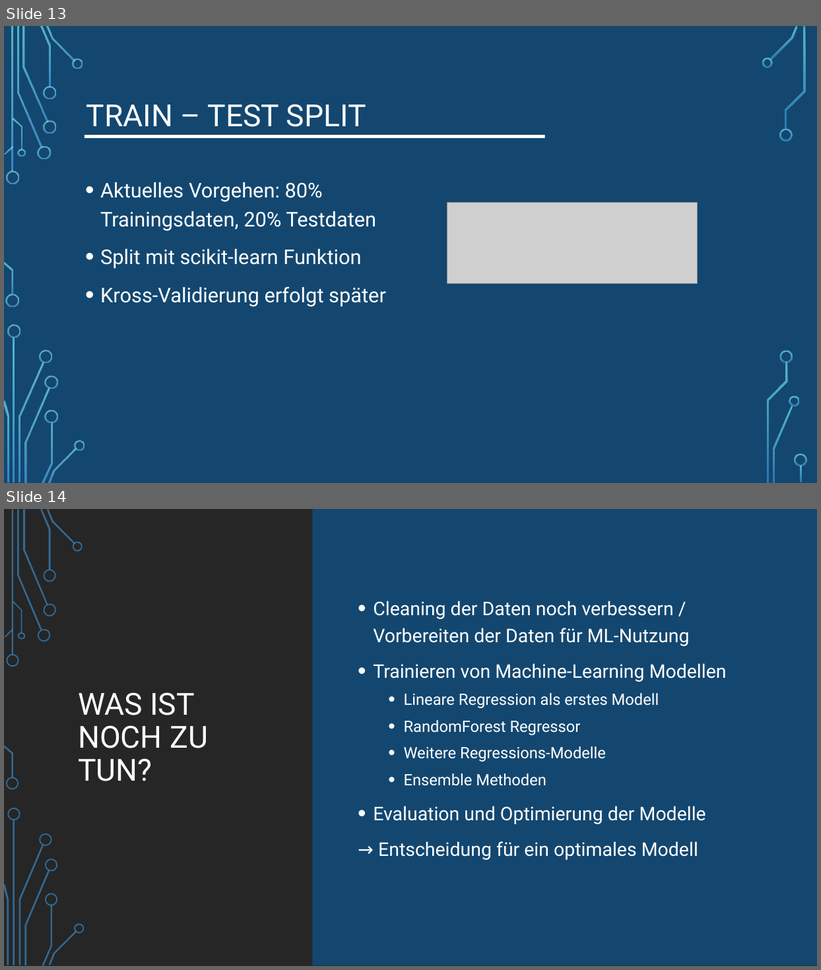
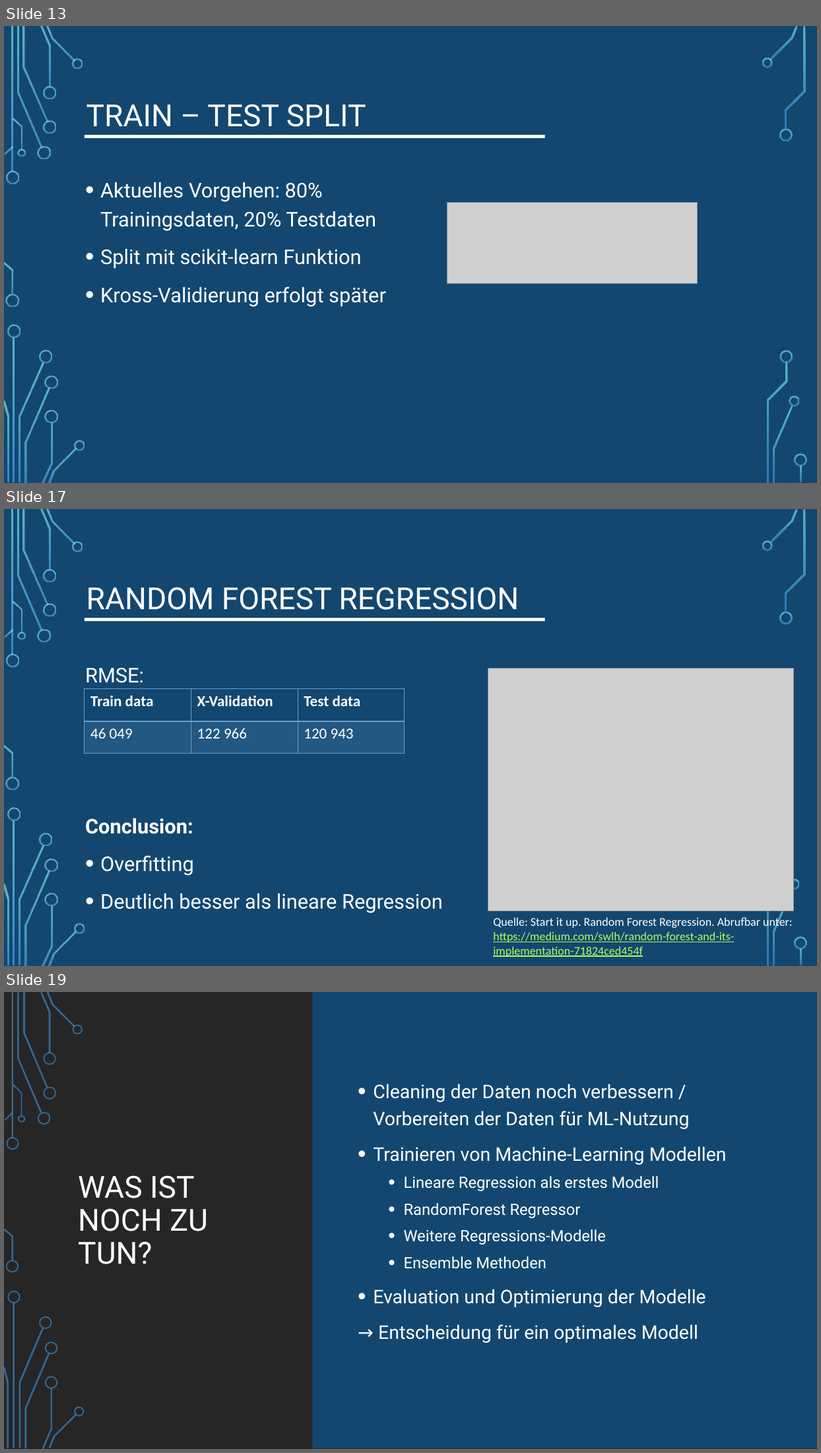
Before and after one commit to LennartFertig/DataExploration_HousePriceSeattle, a slide deck: House_Price_Prediction_Zwischenpräsentation.pptx. Shown one above the other, each under a label of ours: slides 13 and 14 before the commit, slides 13, 17 and 19 after it; the slides between them are not shown. The pictures are 821x970 and 821x1453 pixels, drawn with LibreOffice and Linux fonts; fonts in the diff are those of the drawing; grey boxes stand for pictures; background and template pictures are left out. Boxes give left, top, right and bottom in pixels: in the first picture for what was removed or moved away, otherwise in the second. Text is boxed around its words. In the diff, an @@ line names an element or a change of style, - is before the commit and + after.

```diff
--- a/House_Price_Prediction_Zwischenpräsentation.pptx
+++ b/House_Price_Prediction_Zwischenpräsentation.pptx
@@ slide 17 added at (x1=4, y1=509, x2=817, y2=966), background picture (left out); not listed: 17 template elements that a slide beside it also shows @@
@@ rectangle added at (x1=4, y1=509, x2=817, y2=966), fill #134770 @@
@@ title added at (x1=86, y1=587, x2=519, y2=610), 36 pt, text #FFFFFF @@
+RANDOM FOREST REGRESSION
@@ rectangle added at (x1=85, y1=618, x2=545, y2=621), fill #FFFFFF @@
@@ text added at (x1=85, y1=668, x2=443, y2=914), 24 pt, text #FFFFFF @@
+RMSE:
+Conclusion:
+• Overfitting
+• Deutlich besser als lineare Regression
@@ picture added at (x1=488, y1=669, x2=794, y2=912) @@
@@ table added at (x1=85, y1=689, x2=405, y2=754), 2 rows, 3 columns @@
+Train data | X-Validation | Test data
+46 049 | 122 966 | 120 943
@@ group added at (x1=4, y1=509, x2=85, y2=966): 24 freeform shapes, 2 rectangles @@
@@ text added at (x1=493, y1=917, x2=793, y2=957), 14 pt, text #B8FA56, underline @@
+Quelle: Start it up. Random Forest Regression. Abrufbar unter: https://medium.com/swlh/random-forest-and-its-implementation-71824ced454f
@@ group added at (x1=762, y1=509, x2=807, y2=966): 9 freeform shapes, 1 rectangle @@
@@ what was slide 14 is now slide 19 @@
```
Also in this commit, not shown: 4 other slides added.
